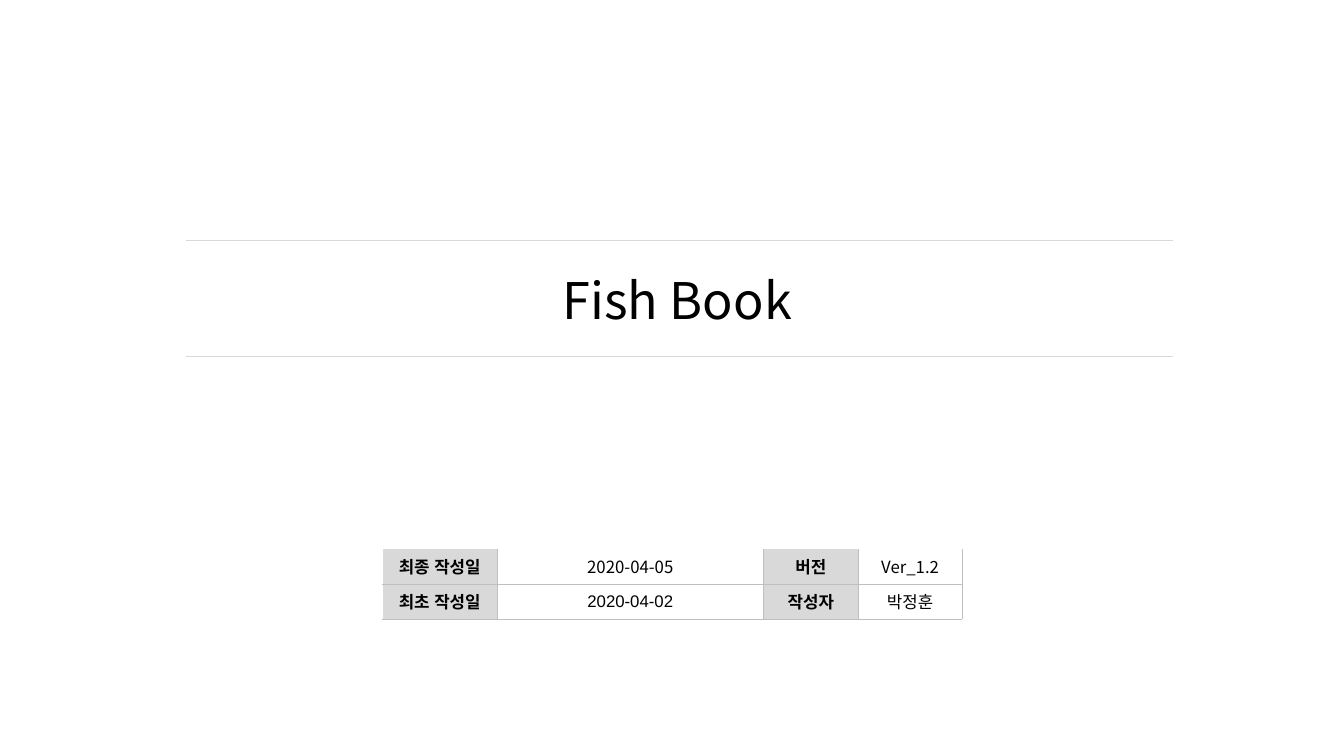
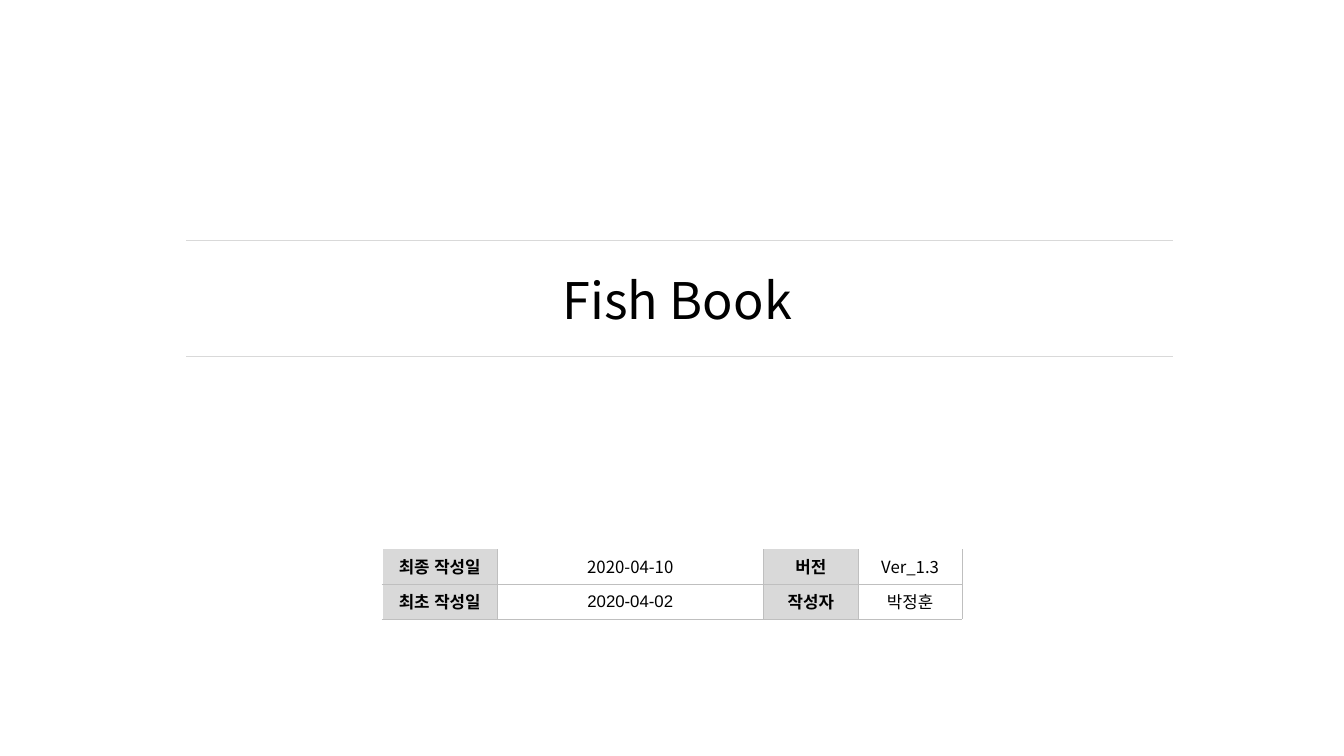
Before and after one commit to ParkJeong/FishBook, a slide deck: slide 1 of FishBook기획서_경희대_박정훈_v1.3.pptx. Drawn at 1344x756 pixels with LibreOffice and Linux fonts; fonts in the diff are those of the drawing. Boxes give left, top, right and bottom in pixels: in the first picture for what was removed or moved away, otherwise in the second. Text is boxed around its words. In the diff, an @@ line names an element or a change of style, - is before the commit and + after.

Commit message:
FishBook design v1.4

```diff
--- a/FishBook기획서_경희대_박정훈_v1.3.pptx
+++ b/FishBook기획서_경희대_박정훈_v1.3.pptx
@@ table at (x1=382, y1=549, x2=961, y2=615) @@
-row 1, column 2: 2020-04-05
+row 1, column 2: 2020-04-10
-row 1, column 4: Ver_1.2
+row 1, column 4: Ver_1.3
```
Also in this commit, not shown: 1 other slide changed, 1 other file.
